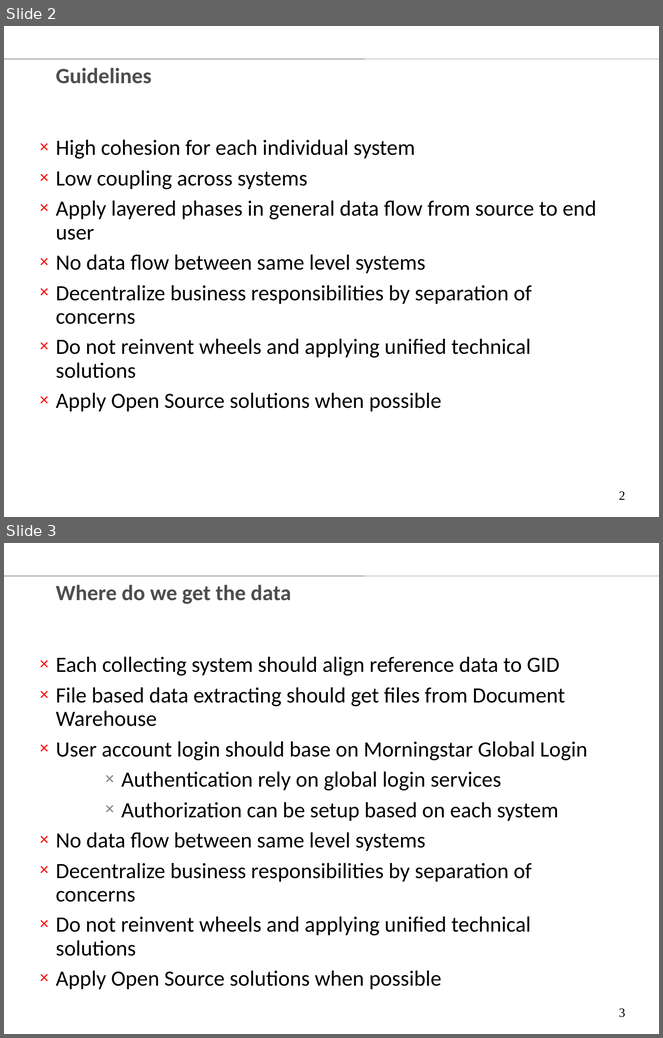
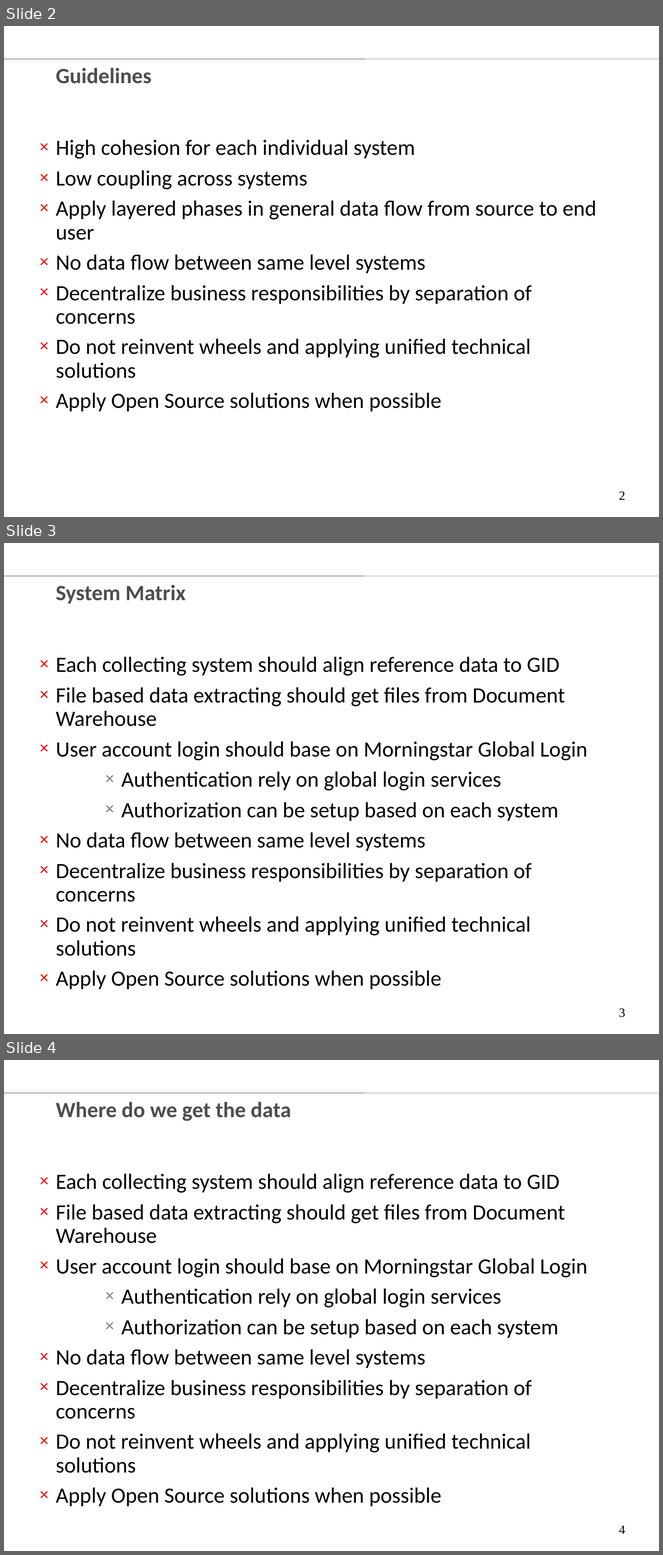
Before and after one commit to chenglx/myenv, a slide deck: Equity Data Technology Vision.ppt. Shown one above the other, each under a label of ours: slides 2 and 3 before the commit, slides 2, 3 and 4 after it. The pictures are 663x1038 and 663x1555 pixels, drawn with LibreOffice and Linux fonts; fonts in the diff are those of the drawing; background and template pictures are left out. Boxes give left, top, right and bottom in pixels: in the first picture for what was removed or moved away, otherwise in the second. Text is boxed around its words. In the diff, an @@ line names an element or a change of style, - is before the commit and + after.

Commit message:
thrid commit for Vision Document

```diff
--- a/Equity Data Technology Vision.ppt
+++ b/Equity Data Technology Vision.ppt
@@ slide 3 added at (4,543,659,1034), background #FFFFFF; not listed: 1 template element that a slide beside it also shows @@
@@ title added at (56,585,186,604), 24 pt, text #4D4D4D, bold @@
+System Matrix
@@ text added at (56,656,587,990), 24 pt, text #000000 @@
+× Each collecting system should align reference data to GID
+× File based data extracting should get files from Document Warehouse
+× User account login should base on Morningstar Global Login
+  × Authentication rely on global login services
+  × Authorization can be setup based on each system
+× No data flow between same level systems
+× Decentralize business responsibilities by separation of concerns
+× Do not reinvent wheels and applying unified technical solutions
+× Apply Open Source solutions when possible
@@ page number added at (619,1008,625,1018), 14 pt, text #000000 @@
+3
@@ what was slide 3 is now slide 4 @@
@@ page number at (619,1526,625,1534): text changed @@
-3
+4
```
